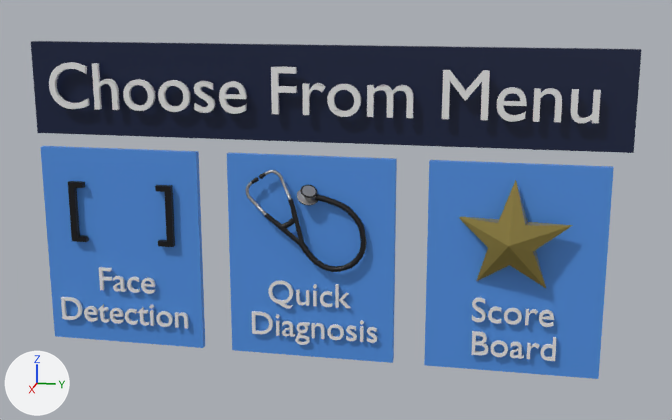
Renders of the glTF model src/ar/Main_Menu.glb from each side of a commit.
Camera for both pictures: a camera (50 mm lens) standing at (13.26, 2.92, 9.29) and looking at (0.18, 0.3, 6.02). Arrows for +X, +Y and +Z are at lower left; the lights stay in place. The picture after the commit comes second. Where no turn or scale is listed for an object, it has been applied to the vertices. Vertices at exactly the same position are counted once.

The scene before the commit, as lines of its bpy script (objects in view):
```python
mat_material6_001 = principled_material('Material6.001')
mat_material6_001.base_color = (0.258, 0.202, 0.0464)  # yellow #8b7c3d
mat_material6_001.roughness = 0.0568
me_cube = bpy.data.meshes.new('Cube')
me_cube.from_pydata(...)  # a box spanning x -0.07..0.07, y -4.45..4.45, z -0.7..0.7
me_cube.materials.append(mat_material)  # dark blue #01153b
me_object_0_001 = bpy.data.meshes.new('Object_0.001')
me_object_0_001.from_pydata(...)  # 16 vertices, 28 faces; spans x -0.08..0.08, y -0.041..0.0, z 0.002..0.154
me_object_0_001.materials.append(mat_material6_001)  # yellow #8b7c3d
me_text_004 = bpy.data.meshes.new('Text.004')
me_text_004.from_pydata(...)  # 1927 vertices, 2909 faces; spans x 0.04..2.39, y -1.01..0.69, z 0.0..0.1
ob_cube = bpy.data.objects.new('Cube', me_cube)
ob_cube.location = (0.0, 0.0, 7.7)
ob_object_5 = bpy.data.objects.new('Object_5', me_object_0_001)
ob_object_5.parent = ob_star_1
ob_object_5.location = (-0.0121, -0.00974, 0.0403)
ob_object_5.scale = (0.623, 0.623, 0.623)
ob_text_004 = bpy.data.objects.new('Text.004', me_text_004)
ob_text_004.location = (0.08, 2.31, 4.41)
ob_text_004.rotation_euler = (1.571, 0.0, 1.571)  # degrees (90, 0, 90)
ob_text_004.scale = (0.525, 0.525, 0.525)
# also in view: 'Cube.002' at (0.0, -0.12, 5.2); 'Text.001' at (0.11, -3.16, 4.42); 'Object_5.001' at (0.14, -0.16, 5.82); 'Text.005' at (0.12, -2.39, 5.78); 'Cube.003' at (0.0, 2.92, 5.2)
```
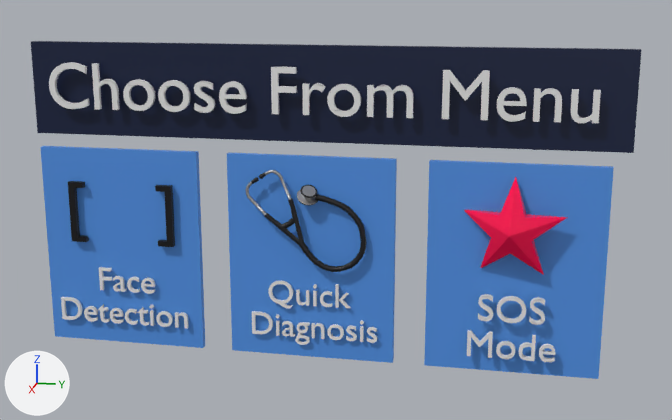
What differs and where, as boxes [x1, y1, x2, y2] in the pictures (672 x 420 px; the box of a moved part takes in the faces that stretch with it):
'Object_5', recoloured, moved, rescaled (8% narrower, 9% shorter)
    before: [460, 180, 573, 288]
    after: [464, 177, 568, 275]
'Text.004', reshaped, moved, rescaled (6% taller)
    before: [471, 297, 557, 361]
    after: [467, 294, 555, 362]
part 1 of me_text_004, rebuilt
    before: [471, 331, 489, 355]
    after: [467, 330, 493, 358]
part 2 of me_text_004, moved or reshaped
    before: [472, 297, 557, 361]
    after: [478, 294, 555, 362]

The edits, one by one:
Material 'Material6.001' (mat_material6_001) changes colour from yellow #8b7c3d to pink #ff004d; in linear values from (0.258, 0.202, 0.0464) to (1.0, 0.0, 0.0749).
me_text_004 is used by ob_text_004; location (0.08, 2.31, 4.41); rotation (1.571, 0.0, 1.571), in degrees (90, 0, 90); scale (0.525, 0.525, 0.525).
me_text_004 had 1927 vertices, 2909 faces and spanned x 0.04..2.39, y -1.01..0.69, z 0.0..0.1.
me_text_004 now has 1200 vertices, 1884 faces and spans x 0.07..2.29, y -1.01..0.69, z 0.0..0.12.
me_text_004 part 1: the loose piece of 212 vertices spanning x 0.08..0.54, y -1.0..-0.32, z 0.0..0.1 is rebuilt with 30 vertices and now spans x 0.07..0.71, y -1.0..-0.32, z 0.0..0.12.
me_text_004 part 2: 7 vertices moved within x 0.33..1.98, y -0.81..0.16, z 0.0; 1691 vertices removed from x 0.04..2.39, y -1.01..0.69, z 0.0..0.1; 1146 vertices added at x 0.32..2.29, y -1.01..0.69, z 0.0..0.12.
Object 'Object_5' (ob_object_5) moves from (-0.0121, -0.00974, 0.0403) to (-0.0121, -0.00974, 0.0526).
Object 'Object_5' (ob_object_5) is rescaled from (0.623, 0.623, 0.623) to (0.563, 0.563, 0.563).
Object 'Text.004' (ob_text_004) moves from (0.08, 2.31, 4.41) to (0.14, 2.24, 4.46).
Object 'Text.004' (ob_text_004) is rescaled from (0.525, 0.525, 0.525) to (0.577, 0.568, 0.568).
